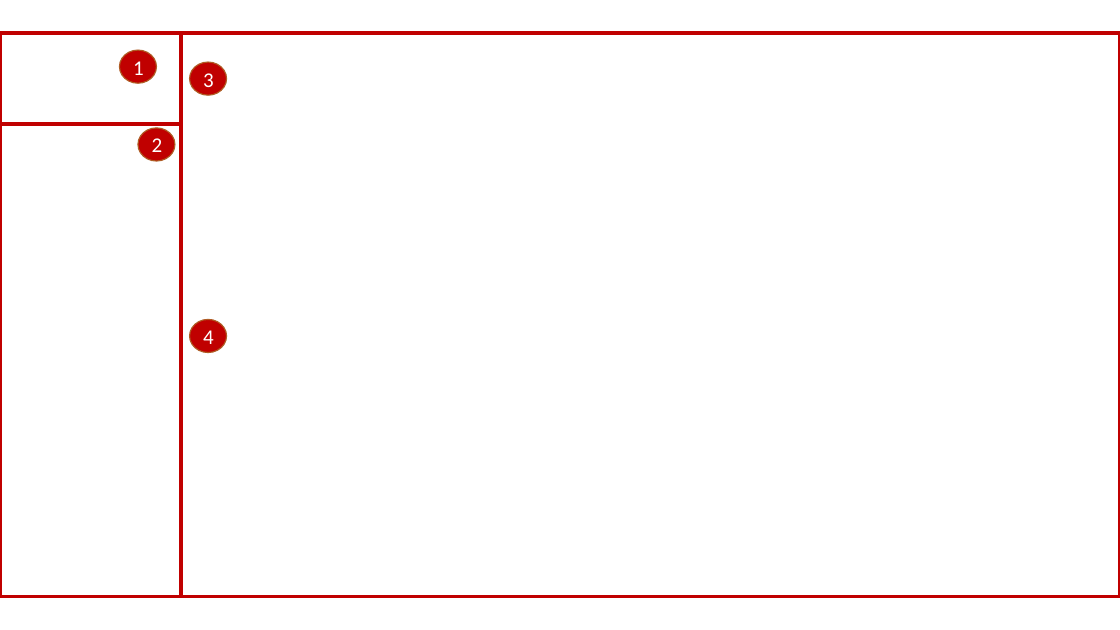
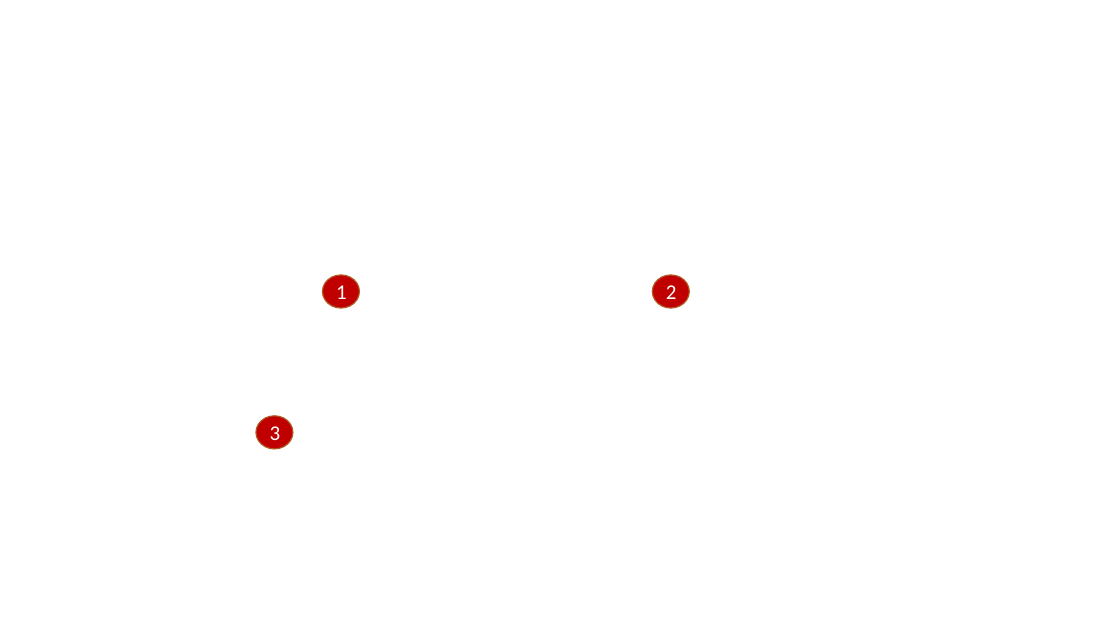
Before and after one commit to LozynskiW/VideoDocumentationProject, a slide deck: slide 11 of docs/instrukcja.pptx (slide 9 before the commit). Drawn at 1120x630 pixels with LibreOffice and Linux fonts; fonts in the diff are those of the drawing; background and template pictures are left out. Boxes give left, top, right and bottom in pixels: in the first picture for what was removed or moved away, otherwise in the second. Text is boxed around its words. In the diff, an @@ line names an element or a change of style, - is before the commit and + after.

```diff
--- a/docs/instrukcja.pptx
+++ b/docs/instrukcja.pptx
@@ rectangle removed at (0, 34, 181, 124) @@
@@ rectangle removed at (0, 34, 1120, 597) @@
@@ rectangle removed at (0, 34, 181, 597) @@
@@ ellipse "1": place and size @@
-ellipse "1" at (119, 50, 156, 83)
+ellipse "1" at (323, 275, 360, 308)
@@ ellipse "2": place and size @@
-ellipse "2" at (138, 128, 175, 160)
+ellipse "2" at (653, 275, 690, 308)
@@ ellipse removed at (190, 319, 227, 352) @@
-4
@@ ellipse "3": place and size @@
-ellipse "3" at (190, 62, 227, 95)
+ellipse "3" at (256, 416, 293, 449)
```
Also in this commit, not shown: 7 other slides changed, 1 slide added, 1 other file.
